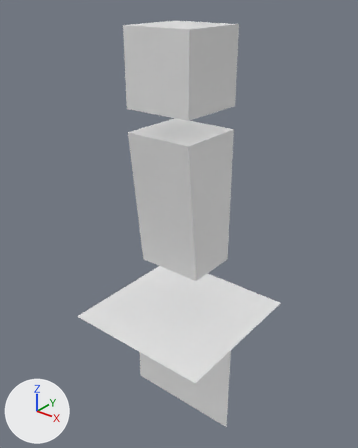
The Blender file media/npc/human-0.blend: old version first, new version second.
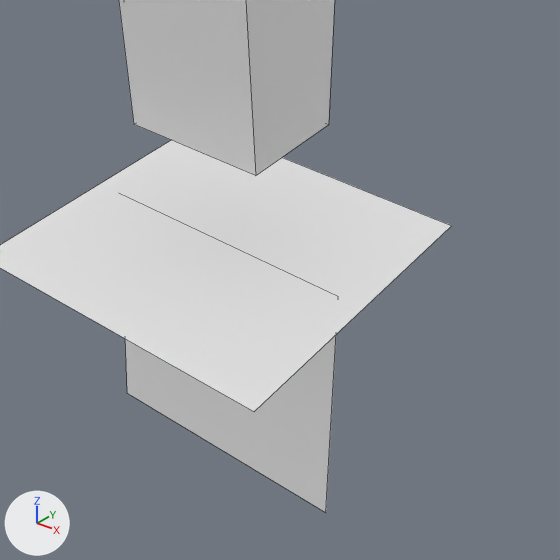
Old and new are each drawn whole from a 50 mm lens placed at (2.11, -2.66, 2.43), pointed at (-0.06, 0.05, 0.75) and again close up on the part from 24% to 92% of the width and 46% to 100% of the height. Every picture has the same lights, and +X, +Y and +Z are marked at lower left. The close-ups show mesh edges as thin lines.

Script lines for the objects in view, before the commit:
```python
me_cube_003 = bpy.data.meshes.new('Cube.003')
me_cube_003.from_pydata(...)  # 44 vertices, 27 faces; spans x -0.6..0.6, y -0.6..0.6, z -1.0..2.19
me_cube_003.materials.append(mat_human_0_material)  # its picture is missing
ob_human_0_mesh = bpy.data.objects.new('human-0-mesh', me_cube_003)
ob_human_0_mesh.location = (0.0, 0.0, 0.0)
ob_human_0_mesh.visible_shadow = False
```
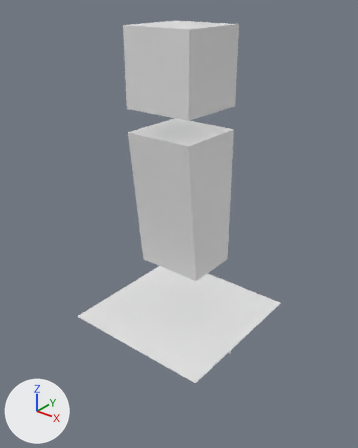
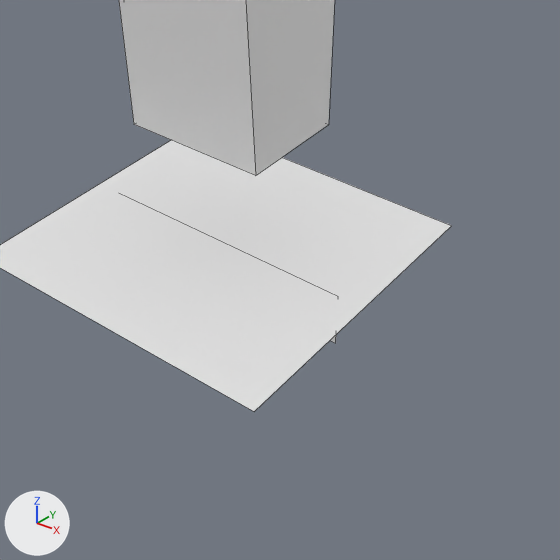
Changed parts and their boxes [x1, y1, x2, y2] in the close-ups (560 x 560 px; the box of a moved part takes in the faces that stretch with it):
'human-0-mesh', reshaped: before [0, 0, 451, 512]; after [0, 0, 451, 411]
part 1 of me_cube_003, moved or reshaped: before [125, 335, 336, 512]; after [330, 335, 336, 343]

What the commit changed:
me_cube_003 has 44 vertices, 27 faces and spans x -0.6..0.6, y -0.6..0.6, z -1.0..2.19.
me_cube_003 is used by ob_human_0_mesh; location (0.0, 0.0, 0.0).
Part 1, on me_cube_003:
Vertex 40 of me_cube_003 moves from (-0.5, 0.0, -1.0) at pixel (127, 393) to (-0.5, 0.0, -0.2).
Vertex 41 of me_cube_003 moves from (0.5, 0.0, -1.0) at pixel (325, 512) to (0.5, 0.0, -0.2) at pixel (335, 343).
